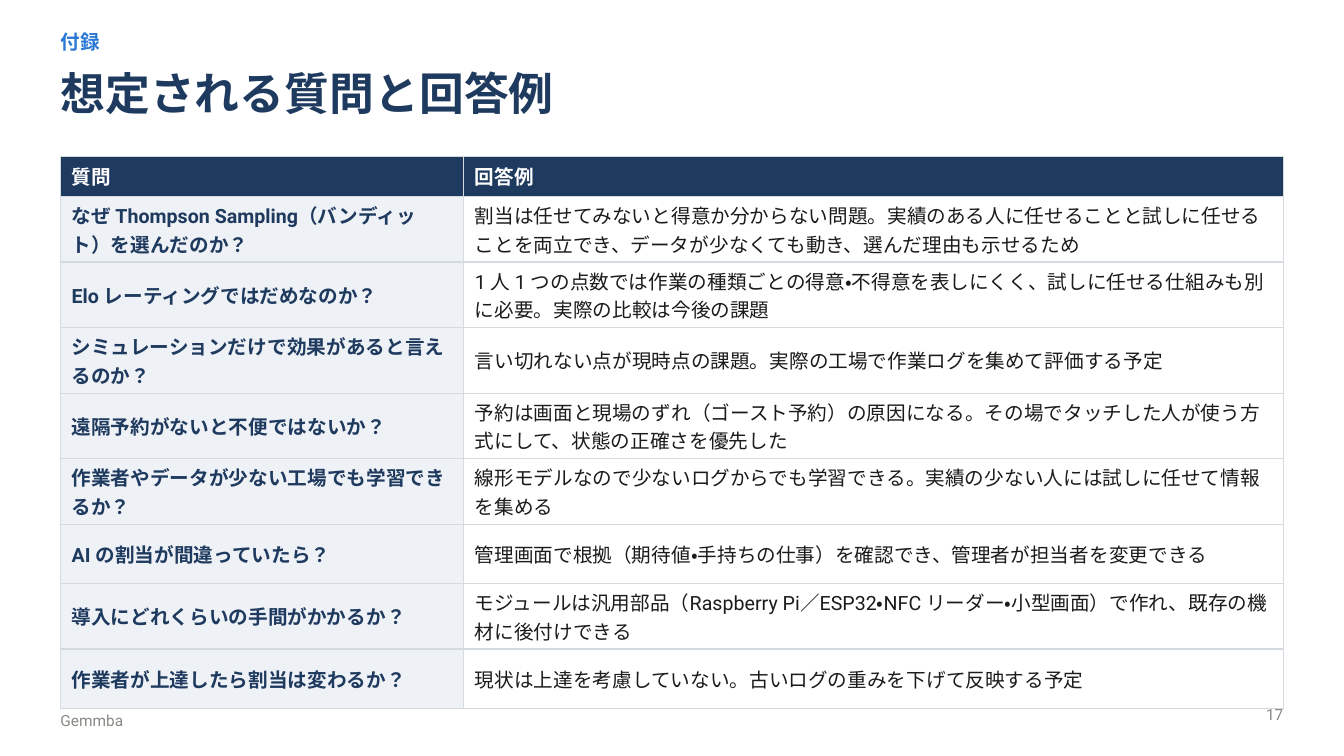
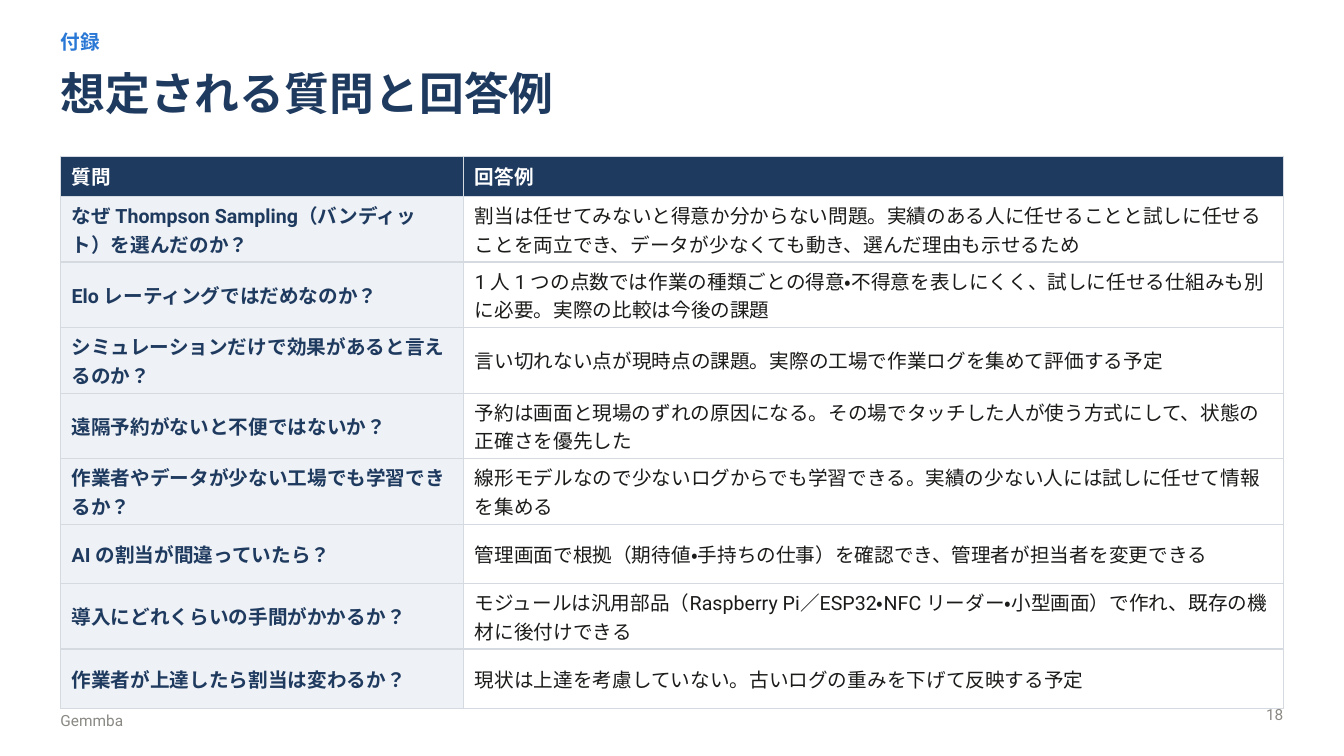
Before and after one commit to maguro256/procon2026, a slide deck: slide 18 of slides/gemmba_presentation.pptx (slide 17 before the commit). Drawn at 1344x756 pixels with LibreOffice and Linux fonts; fonts in the diff are those of the drawing. Boxes give left, top, right and bottom in pixels: in the first picture for what was removed or moved away, otherwise in the second. Text is boxed around its words. In the diff, an @@ line names an element or a change of style, - is before the commit and + after.

```diff
--- a/slides/gemmba_presentation.pptx
+++ b/slides/gemmba_presentation.pptx
@@ table at (60, 156, 1284, 693) @@
-row 5, column 2: 予約は画面と現場のずれ（ゴースト予約）の原因になる。その場でタッチした人が使う方式にして、状態の正確さを優先した
+row 5, column 2: 予約は画面と現場のずれの原因になる。その場でタッチした人が使う方式にして、状態の正確さを優先した
@@ page number at (1266, 708, 1283, 720): text changed @@
-17
+18
```
Also in this commit, not shown: 10 other slides changed, 2 slides added, 1 slide removed, 4 other files.
